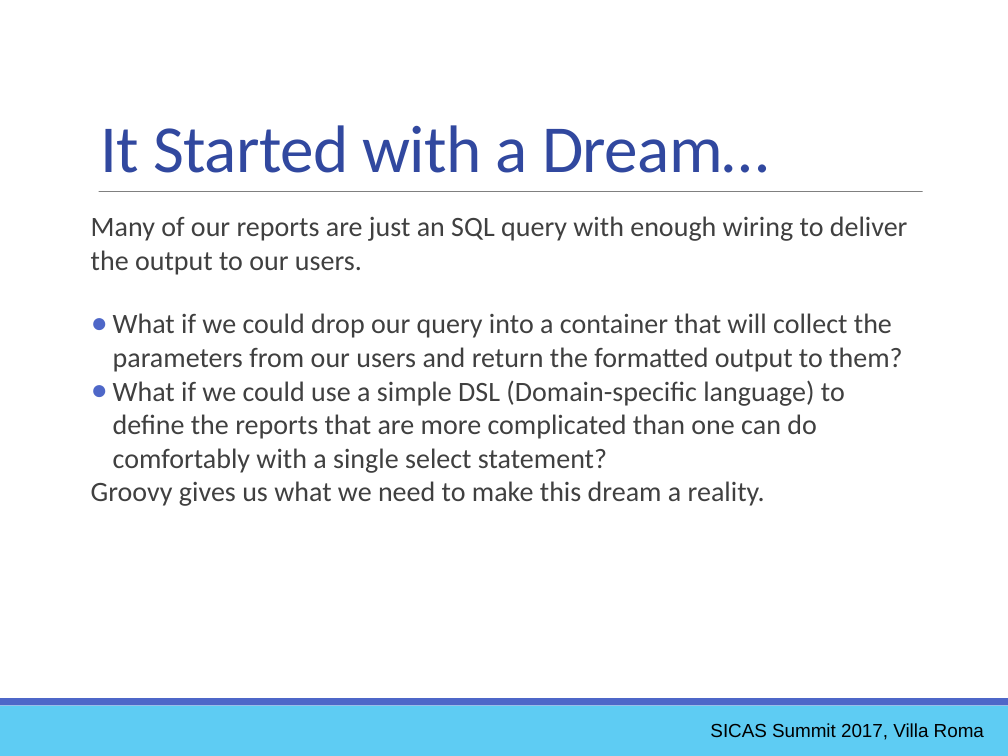
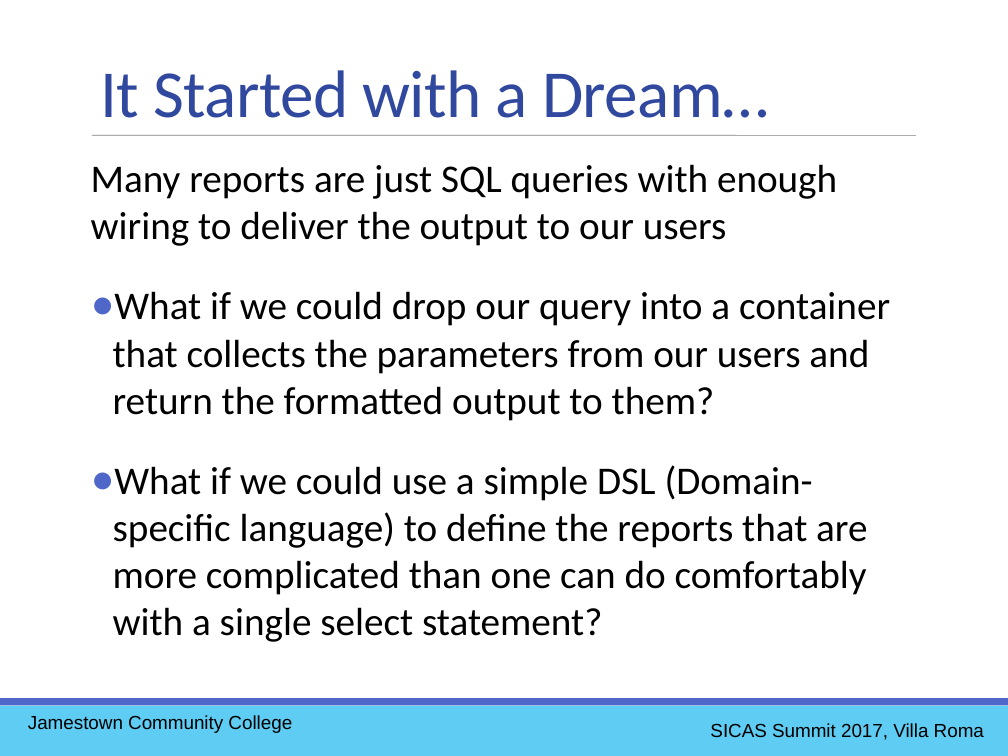
Before and after one commit to ewcole/simple_report, a slide deck: slide 11 of docs/SICAS_2017/Cole_Drop-In Reporting with Groovy.pptx. Drawn at 1008x756 pixels with LibreOffice and Linux fonts; fonts in the diff are those of the drawing. Boxes give left, top, right and bottom in pixels: in the first picture for what was removed or moved away, otherwise in the second. Text is boxed around its words. In the diff, an @@ line names an element or a change of style, - is before the commit and + after.

```diff
--- a/docs/SICAS_2017/Cole_Drop-In Reporting with Groovy.pptx
+++ b/docs/SICAS_2017/Cole_Drop-In Reporting with Groovy.pptx
@@ text "It Started with a Dream…": place and size @@
-text "It Started with a Dream…" at [101, 125, 768, 173]
+text "It Started with a Dream…" at [101, 70, 768, 118]
@@ text "Many reports are just SQL ...": place and size @@
-text "Many reports are just SQL ..." at [91, 216, 908, 506]
+text "Many reports are just SQL ..." at [91, 164, 890, 642]
@@ line moved from (99, 192) - (922, 192) to (92, 135) - (916, 135) @@
@@ text at [91, 164, 890, 421]: text changed; size 20 to 28 pt; text colour #404040 to #000000 @@
-Many of our reports are just an SQL query with enough wiring to deliver the output to our users.
-● What if we could drop our query into a container that will collect the parameters from our users and return the formatted output to them?
+Many reports are just SQL queries with enough wiring to deliver the output to our users
+● What if we could drop our query into a container that collects the parameters from our users and return the formatted output to them?
@@ text at [113, 465, 867, 642]: size 20 to 28 pt, text colour #404040 to #000000 in "What if we could use a simple ..." @@
@@ text at [91, 481, 765, 506]: paragraph removed @@
-Groovy gives us what we need to make this dream a reality.
@@ text added at [28, 715, 292, 733], 13.5 pt, text #000000 @@
+Jamestown Community College
```
Also in this commit, not shown: 46 other slides changed, 8 slides added.
